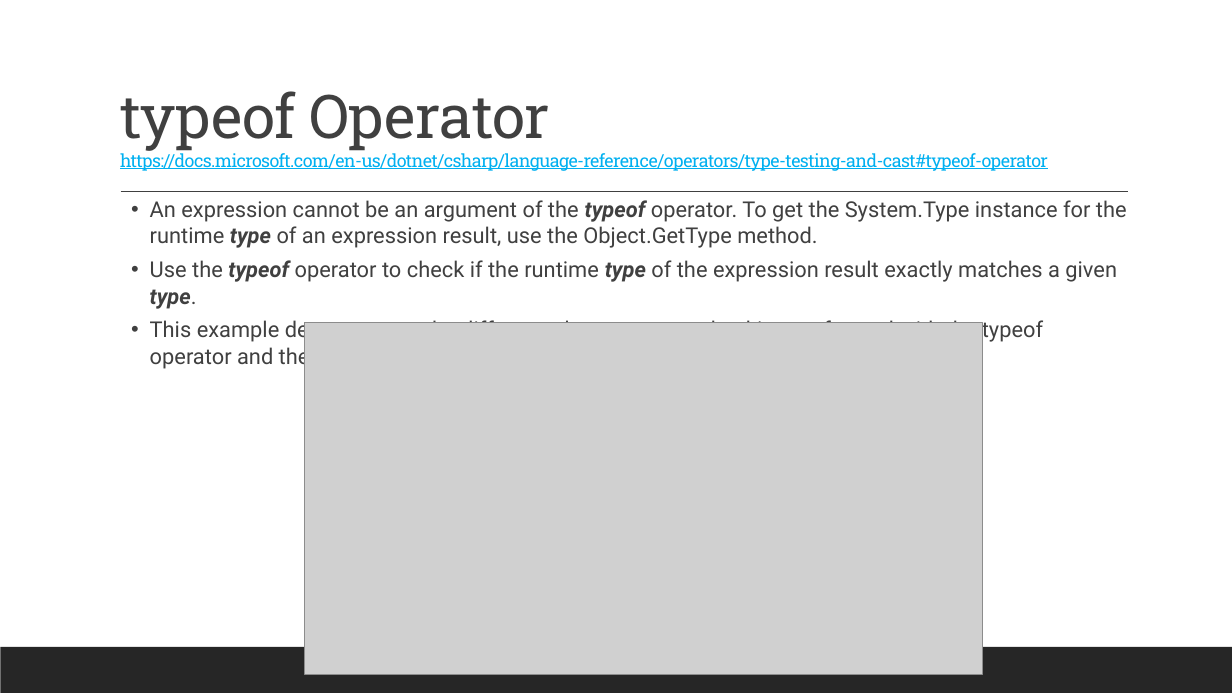
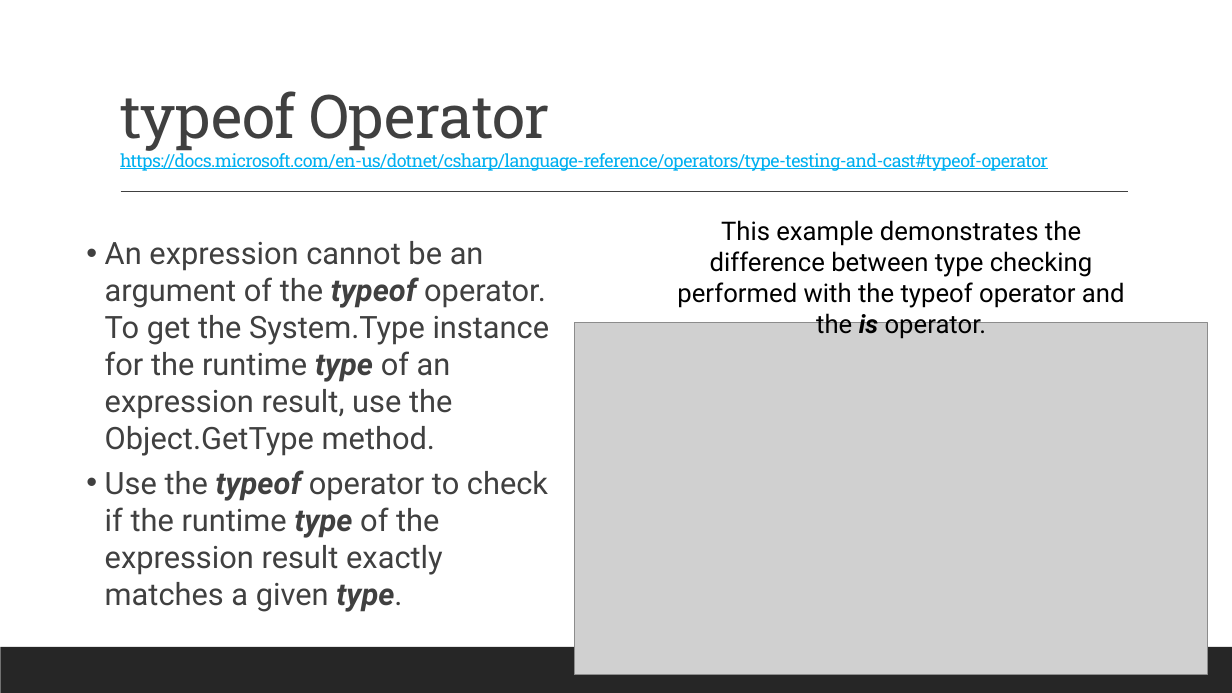
Before and after one commit to 2002-feb24-net/trainer-code, a slide deck: slide 11 of 1-csharp/MarksCodeAndPPTs/DotNetPPTs/D3_.NET_CastingAndTypeConversion.pptx. Drawn at 1232x693 pixels with LibreOffice and Linux fonts; fonts in the diff are those of the drawing; grey boxes stand for pictures. Boxes give left, top, right and bottom in pixels: in the first picture for what was removed or moved away, otherwise in the second. Text is boxed around its words. In the diff, an @@ line names an element or a change of style, - is before the commit and + after.

```diff
--- a/1-csharp/MarksCodeAndPPTs/DotNetPPTs/D3_.NET_CastingAndTypeConversion.pptx
+++ b/1-csharp/MarksCodeAndPPTs/DotNetPPTs/D3_.NET_CastingAndTypeConversion.pptx
@@ text "An expression cannot be an ...": place and size @@
-text "An expression cannot be an ..." at box(150, 200, 1127, 370)
+text "An expression cannot be an ..." at box(105, 241, 550, 612)
@@ text "An expression cannot be an ..." at box(105, 241, 550, 612): size 17 to 24 pt; vertical alignment top to middle @@
@@ text added at box(677, 220, 1125, 339), 20 pt, text #000000 @@
+  This example demonstrates the difference between type checking performed with the typeof operator and the is operator.
@@ text at box(150, 317, 1043, 370): paragraph removed @@
-  • This example demonstrates the difference between type checking performed with the typeof operator and the is operator:
@@ picture: place and size @@
-picture at box(304, 323, 982, 675)
+picture at box(574, 323, 1207, 675)
```
Also in this commit, not shown: 4 other slides changed, 9 other files.
